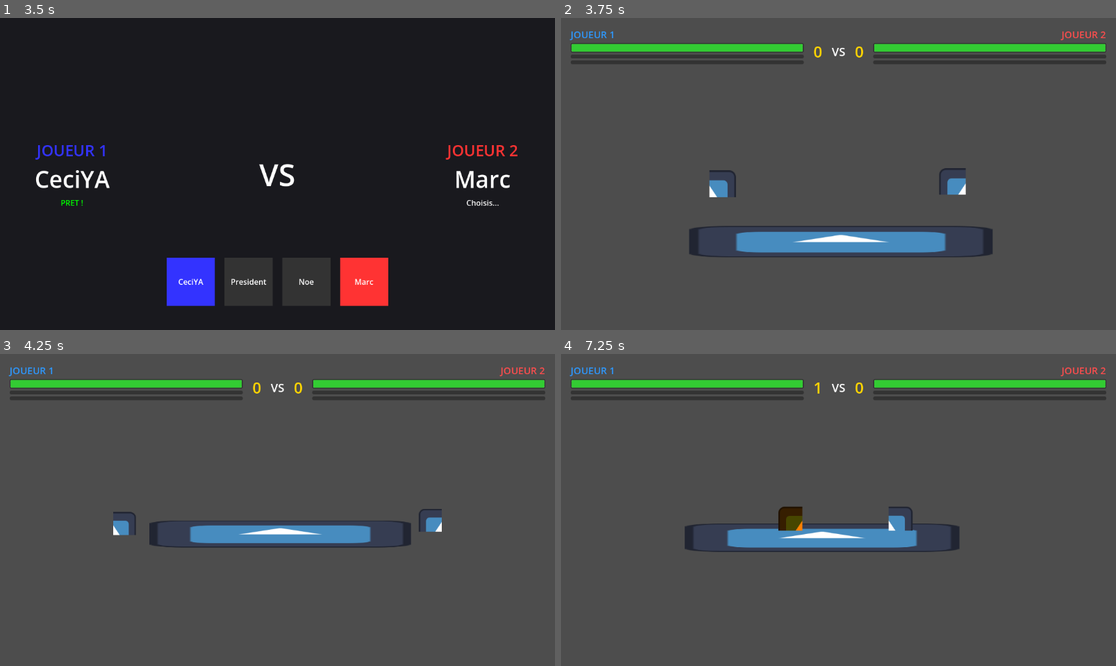
Above: before the commit, frames 1-4 (two rows, left to right).
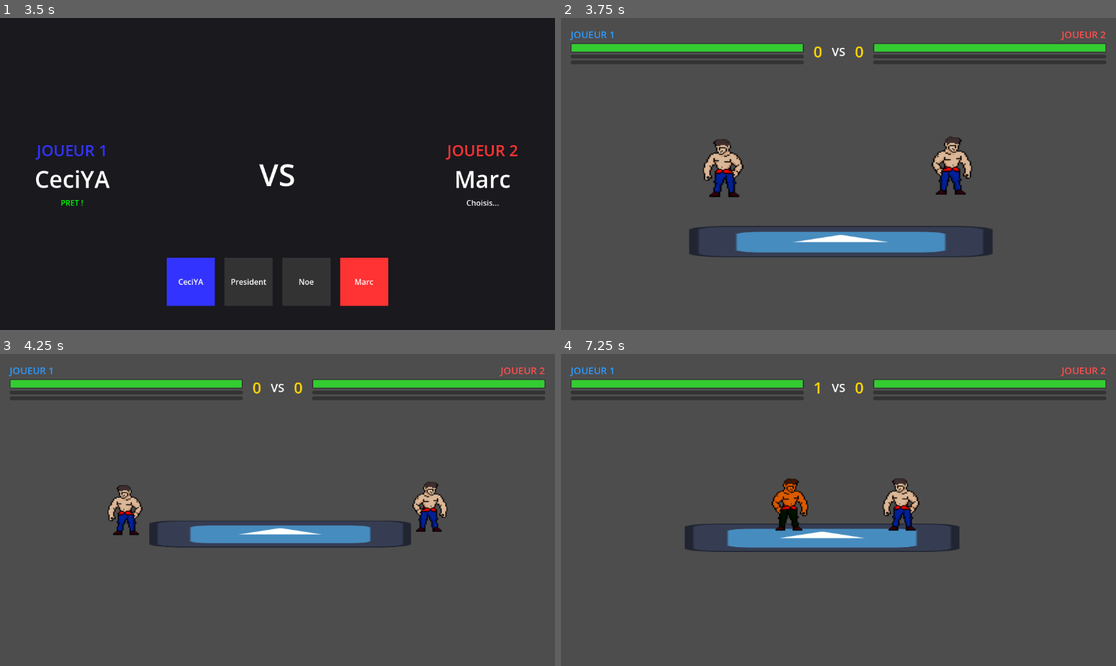
Above: after the commit, the same moments.

Repository: Alexnex31/Game-JAM-epitech
Game: Godot game, scene res://src/scenes/MainMenu.tscn
Two runs of this game, one before a commit and one after it. Both use one fixed random seed, a clock stepped at 60 frames per second and the inputs below. The engine's default icon, where the game draws it, is replaced by a stand-in: a white triangle on a blue panel in a dark square.
Inputs:
- Up to frame 1 (3.5 s): click "JOUER" at 0.5 s; tap Enter (jump_2) at 1.25 s; hold D (move_right_1) 1.28-2 s; hold / (attack_ultimate_1) 1.28-2 s; tap Space (jump_1) at 1.52, 2.75, 3.02 s; click "JOUER" at 2 s; hold D (move_right_1) from 2.78 s (still down); tap Left (move_left_2) at 2.85 s
- Up to frame 2 (3.75 s): tap Enter (jump_2) at 3.5 s; release D (move_right_1) at 3.53 s; hold A (move_left_1) from 3.53 s (still down); hold Right (move_right_2) from 3.53 s (still down)
- Up to frame 3 (4.25 s): keep holding A (move_left_1); keep holding Right (move_right_2)
- Up to frame 4 (7.25 s): release A (move_left_1) at 4.28 s; release Right (move_right_2) at 4.28 s; hold D (move_right_1) 4.28-5.78 s; tap / (attack_ultimate_1) at 4.35 s; tap Space (jump_1) at 4.52, 5.27, 6.02, 6.5 s; hold Left (move_left_2) 5.03-5.78 s; hold A (move_left_1) 5.78-6.53 s; tap Right (move_right_2) at 5.85 s; hold D (move_right_1) from 6.53 s (still down); hold / (attack_ultimate_1) from 6.53 s (still down)

Frame 1 is identical in both runs. In frame 2, 1.8% of the frame differs, in the area x 25-75%, y 37-58%; in frame 3, 1.3%; in frame 4, 1.5%.

Commit message:
ADD: correct spritesheet, starting real animations

Diff:
--- a/fighting-game/FighterBase.tscn
+++ b/fighting-game/FighterBase.tscn
@@ -1,7 +1,7 @@
 [gd_scene format=3 uid="uid://cd7t7xpmbu3cx"]
 
 [ext_resource type="Script" uid="uid://cmgjio17olcfa" path="res://scripts/characters/FighterBase.gd" id="1_fg743"]
-[ext_resource type="Texture2D" uid="uid://bn5y7dwt1qqau" path="res://icon.svg" id="2_wabvh"]
+[ext_resource type="Texture2D" uid="uid://cvrpbss176b5" path="res://spritesheet_president.png" id="2_wabvh"]
 
 [sub_resource type="CapsuleShape2D" id="CapsuleShape2D_wabvh"]
 radius = 7.0
@@ -34,52 +34,9 @@
 "values": [false]
 }
 
-[sub_resource type="Animation" id="Animation_xa2lc"]
-resource_name = "attack_normal"
-length = 0.5
-tracks/0/type = "value"
-tracks/0/imported = false
-tracks/0/enabled = true
-tracks/0/path = NodePath("Sprite2D:frame")
-tracks/0/interp = 1
-tracks/0/loop_wrap = true
-tracks/0/keys = {
-"times": PackedFloat32Array(0, 0.1, 0.2, 0.3, 0.4, 0.5),
-"transitions": PackedFloat32Array(1, 1, 1, 1, 1, 1),
-"update": 1,
-"values": [0, 1, 2, 3, 0, 1]
-}
-tracks/1/type = "value"
-tracks/1/imported = false
-tracks/1/enabled = true
-tracks/1/path = NodePath("Hitbox/CollisionShape2D:disabled")
-tracks/1/interp = 1
-tracks/1/loop_wrap = true
-tracks/1/keys = {
-"times": PackedFloat32Array(0.15, 0.35),
-"transitions": PackedFloat32Array(1, 1),
-"update": 1,
-"values": [false, true]
-}
-tracks/2/type = "method"
-tracks/2/imported = false
-tracks/2/enabled = true
-tracks/2/path = NodePath(".")
-tracks/2/interp = 1
-tracks/2/loop_wrap = true
-tracks/2/keys = {
-"times": PackedFloat32Array(0.4),
-"transitions": PackedFloat32Array(1),
-"values": [{
-"args": [],
-"method": &"end_attack"
-}]
-}
-
 [sub_resource type="AnimationLibrary" id="AnimationLibrary_2ebdf"]
 _data = {
-&"RESET": SubResource("Animation_ah1k6"),
-&"attack_normal": SubResource("Animation_xa2lc")
+&"RESET": SubResource("Animation_ah1k6")
 }
 
 [sub_resource type="RectangleShape2D" id="RectangleShape2D_ah1k6"]
@@ -101,9 +58,10 @@
 shape = SubResource("CapsuleShape2D_wabvh")
 
 [node name="Sprite2D" type="Sprite2D" parent="." unique_id=486936260]
+position = Vector2(0, -38)
 texture = ExtResource("2_wabvh")
-hframes = 2
-vframes = 2
+hframes = 6
+vframes = 6
 
 [node name="AnimationPlayer" type="AnimationPlayer" parent="." unique_id=1460908990]
 libraries/ = SubResource("AnimationLibrary_2ebdf")
--- a/fighting-game/President.tscn
+++ b/fighting-game/President.tscn
@@ -283,10 +283,10 @@
 tracks/0/interp = 1
 tracks/0/loop_wrap = true
 tracks/0/keys = {
-"times": PackedFloat32Array(0, 0.1, 0.2, 0.3, 0.4, 0.5),
-"transitions": PackedFloat32Array(1, 1, 1, 1, 1, 1),
-"update": 1,
-"values": [0, 1, 2, 3, 0, 1]
+"times": PackedFloat32Array(0, 0.2),
+"transitions": PackedFloat32Array(1, 1),
+"update": 1,
+"values": [6, 7]
 }
 tracks/1/type = "value"
 tracks/1/imported = false
@@ -466,10 +466,10 @@
 tracks/0/interp = 1
 tracks/0/loop_wrap = true
 tracks/0/keys = {
-"times": PackedFloat32Array(0, 0.1, 0.2, 0.3, 0.4, 0.5),
-"transitions": PackedFloat32Array(1, 1, 1, 1, 1, 1),
-"update": 1,
-"values": [0, 1, 3, 1, 2, 0]
+"times": PackedFloat32Array(0, 0.2, 0.5),
+"transitions": PackedFloat32Array(1, 1, 1),
+"update": 1,
+"values": [6, 7, 0]
 }
 tracks/1/type = "value"
 tracks/1/imported = false
@@ -861,14 +861,10 @@
 [node name="President_FighterBase" unique_id=1814184204 instance=ExtResource("1_qngl1")]
 script = ExtResource("2_6lstj")
 strength_multiplier = 1.0
-is_mini = null
-max_hp = null
-speed = null
-jump_velocity = null
+is_mini = false
+max_hp = 100.0
 weight = 0.0
-player_id = null
-knockback_scaling = null
-max_ultimate = null
+knockback_scaling = 0.4
 
 [node name="Sprite2D" parent="." index="1" unique_id=486936260]
 flip_h = true
--- a/fighting-game/scripts/characters/FighterBase.gd
+++ b/fighting-game/scripts/characters/FighterBase.gd
@@ -101,9 +101,9 @@
 
 func update_facing():
 	if facing_direction == 1:
+		$Sprite2D.flip_h = true
+	else:
 		$Sprite2D.flip_h = false
-	else:
-		$Sprite2D.flip_h = true
 
 	if has_node("Hitbox"):
 		$Hitbox.position.x = abs($Hitbox.position.x) * facing_direction
Binary file added: fighting-game/spritesheet_president.png
Not shown, added: fighting-game/spritesheet_president.png.import
